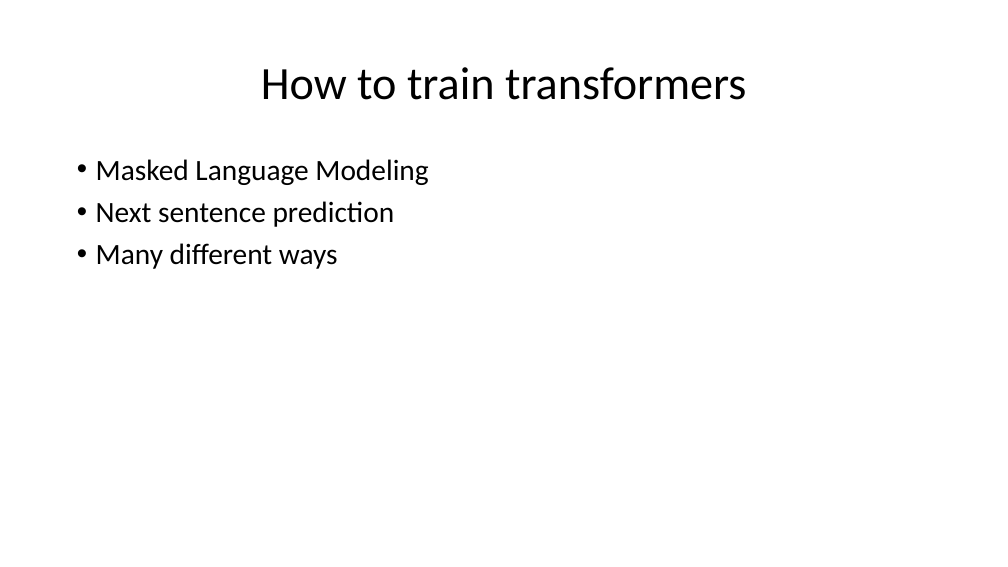
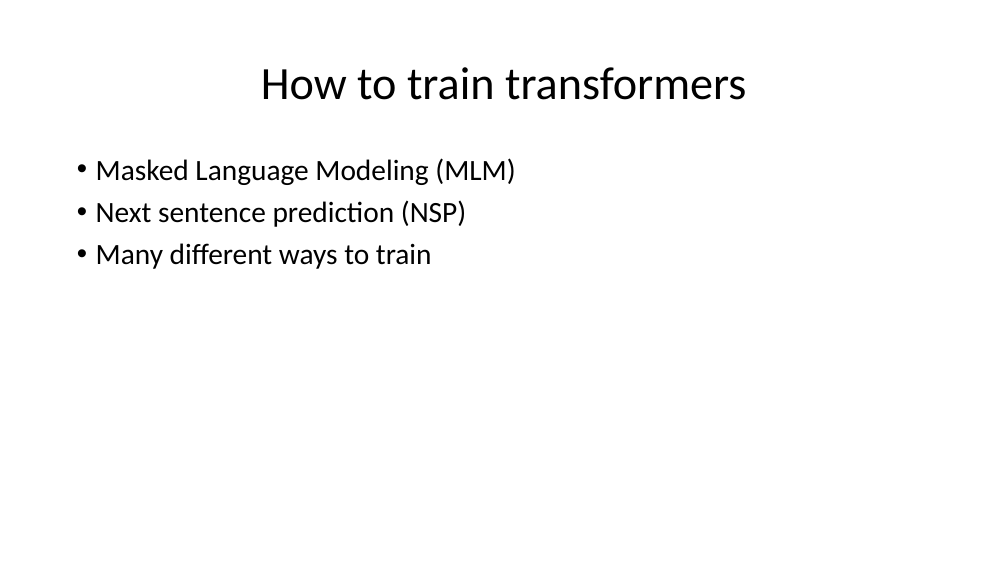
Before and after one commit to Lsnow987/document-embeddings, a slide deck: slide 5 of presentation.pptx. Drawn at 1008x567 pixels with LibreOffice and Linux fonts; fonts in the diff are those of the drawing. Boxes give left, top, right and bottom in pixels: in the first picture for what was removed or moved away, otherwise in the second. Text is boxed around its words. In the diff, an @@ line names an element or a change of style, - is before the commit and + after.

Commit message:
updated presentation

```diff
--- a/presentation.pptx
+++ b/presentation.pptx
@@ text at (96,158,515,269): text changed @@
-• Masked Language Modeling
-• Next sentence prediction
-• Many different ways
+• Masked Language Modeling (MLM)
+• Next sentence prediction (NSP)
+• Many different ways to train
```
Also in this commit, not shown: 2 other slides changed.
